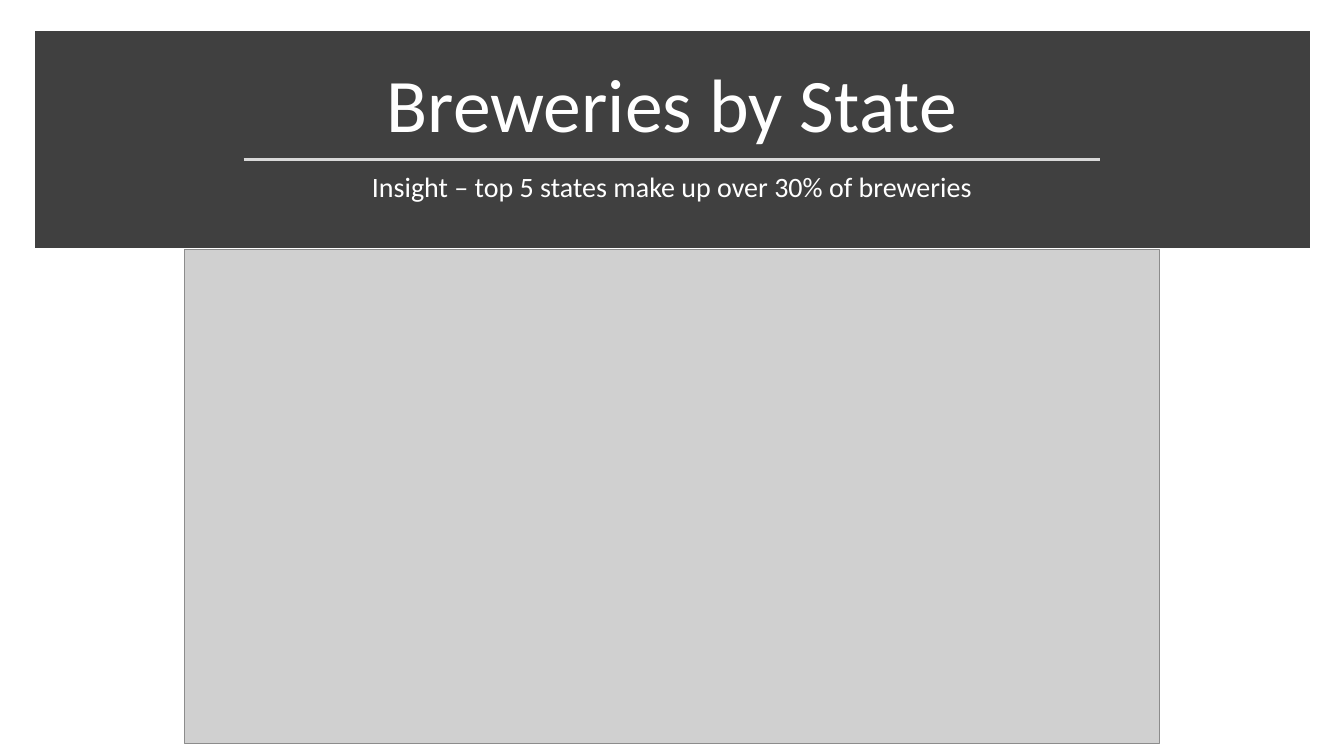
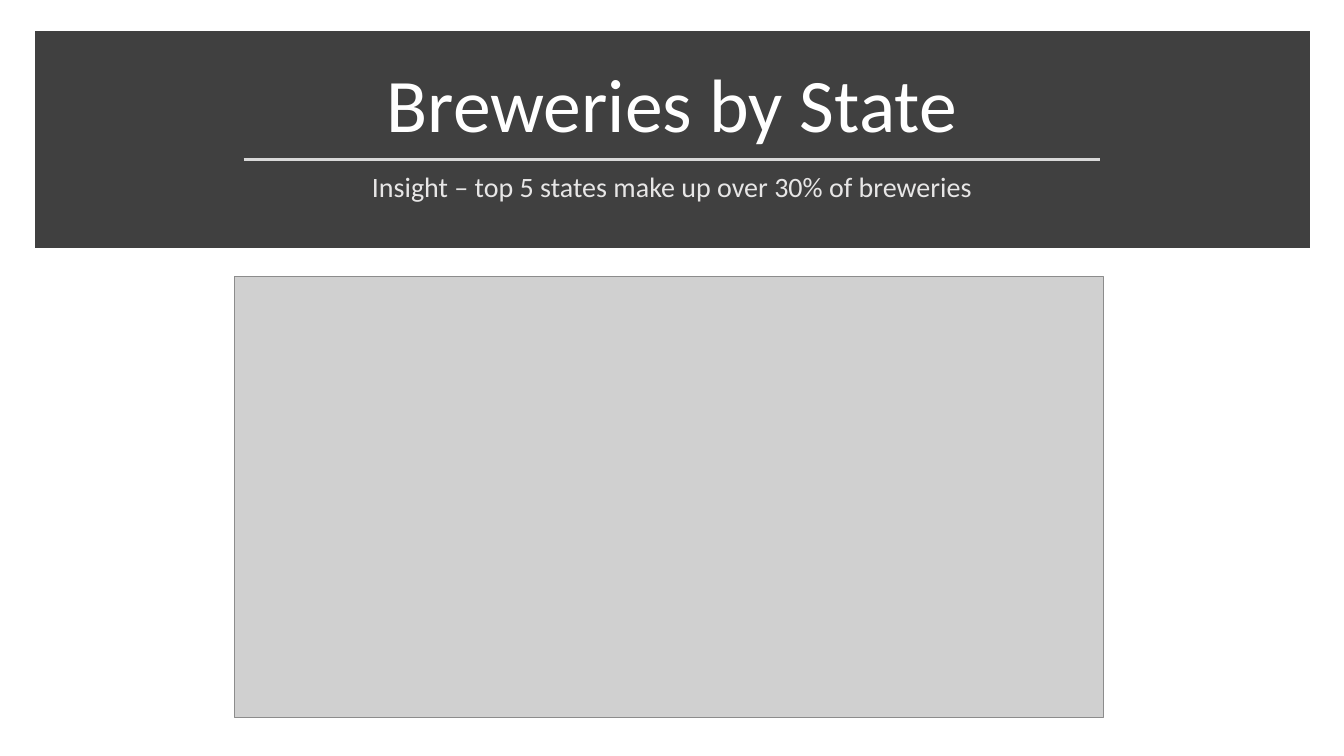
Before and after one commit to ericlaigaie/Case-Study-01, a slide deck: slide 2 of EDA_Presentation - AL.pptx. Drawn at 1344x756 pixels with LibreOffice and Linux fonts; fonts in the diff are those of the drawing; grey boxes stand for pictures. Boxes give left, top, right and bottom in pixels: in the first picture for what was removed or moved away, otherwise in the second. Text is boxed around its words. In the diff, an @@ line names an element or a change of style, - is before the commit and + after.

```diff
--- a/EDA_Presentation - AL.pptx
+++ b/EDA_Presentation - AL.pptx
@@ text "Insight – top 5 states ..." at (372,177,972,202): text colour #FFFFFF to #E7E6E6 @@
@@ picture: place and size @@
-picture at (185,250,1159,744)
+picture at (235,276,1103,717)
```
Also in this commit, not shown: 3 other slides changed, 9 slides added, 4 slides removed.
